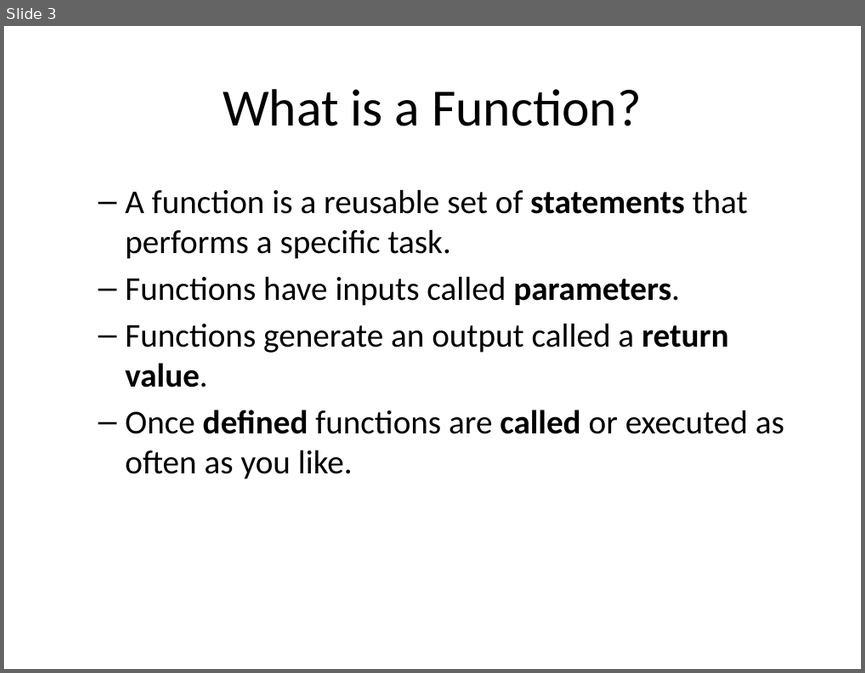
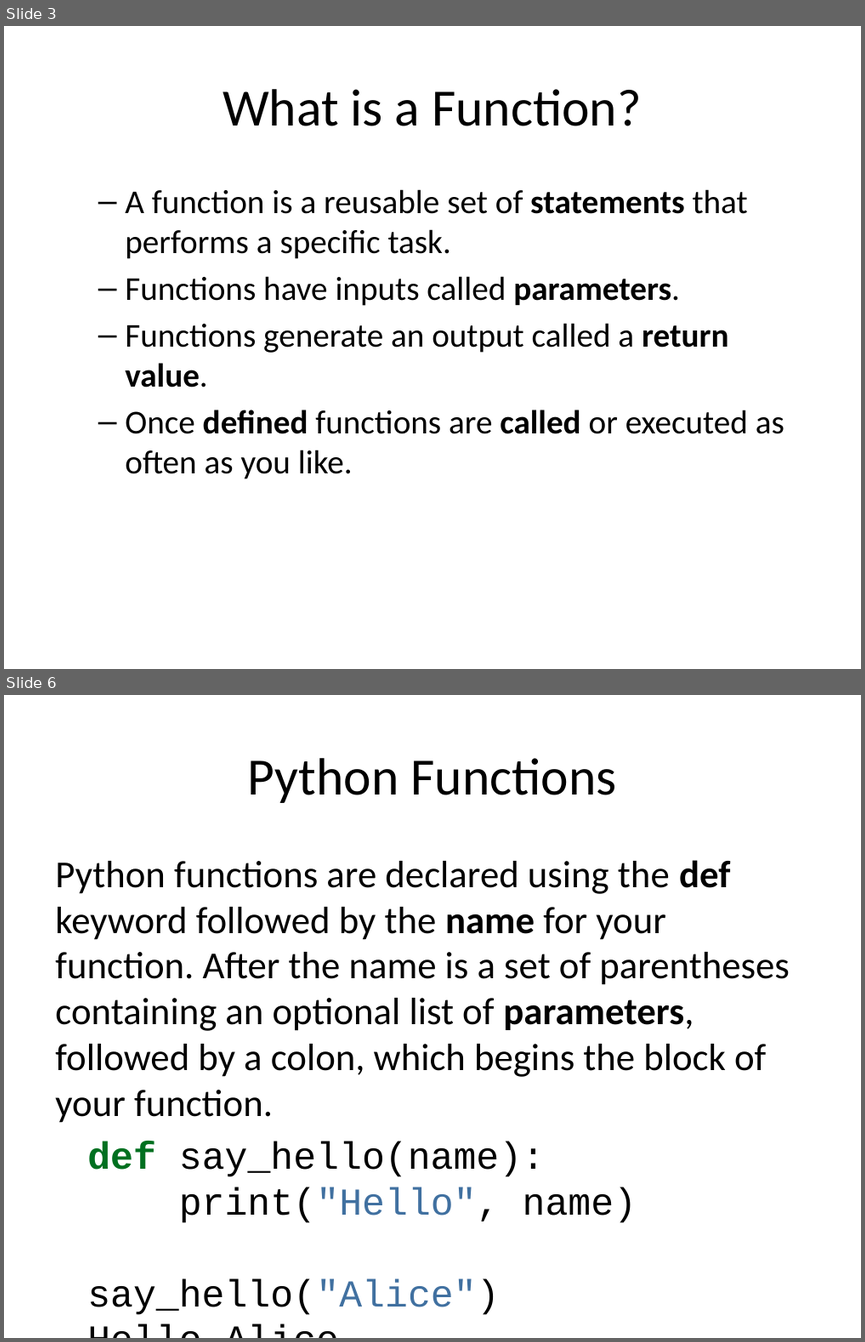
Before and after one commit to jwestgard/inst326, a slide deck: modules/module02/functions.pptx. Shown one above the other, each under a label of ours: slide 3 before the commit, slides 3 and 6 after it; the slides between them are not shown. The pictures are 865x673 and 865x1342 pixels, drawn with LibreOffice and Linux fonts; fonts in the diff are those of the drawing. Boxes give left, top, right and bottom in pixels: in the first picture for what was removed or moved away, otherwise in the second. Text is boxed around its words. In the diff, an @@ line names an element or a change of style, - is before the commit and + after.

```diff
--- a/modules/module02/functions.pptx
+++ b/modules/module02/functions.pptx
@@ slide 6 added at [4,695,861,1338], background #FFFFFF @@
@@ title added at [248,758,616,803], 44 pt, text #000000 @@
+Python Functions
@@ text added at [55,860,789,1223], 32 pt, text #000000 @@
+Python functions are declared using the def keyword followed by the name for your function. After the name is a set of parentheses containing an optional list of parameters, followed by a colon, which begins the block of your function.
+def say_hello(name):
+print("Hello", name)
+say_hello("Alice")
+Hello Alice
```
Also in this commit, not shown: 3 slides changed, 7 other slides added, 1 slide removed, 22 other files.
